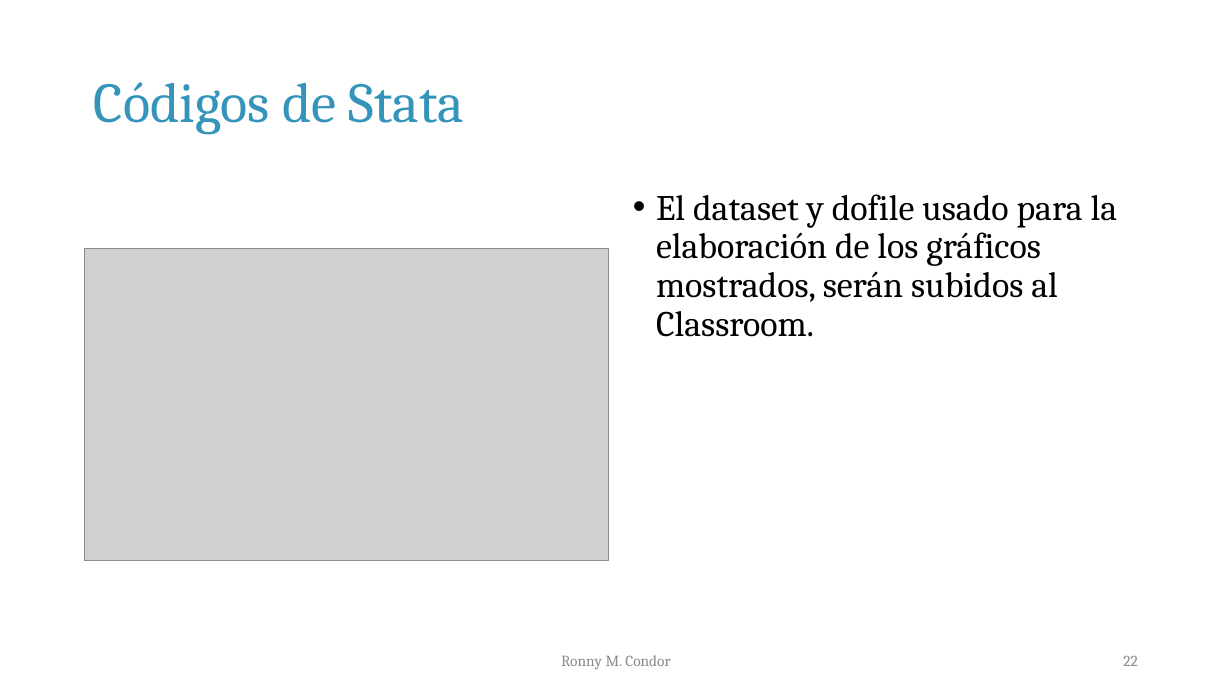
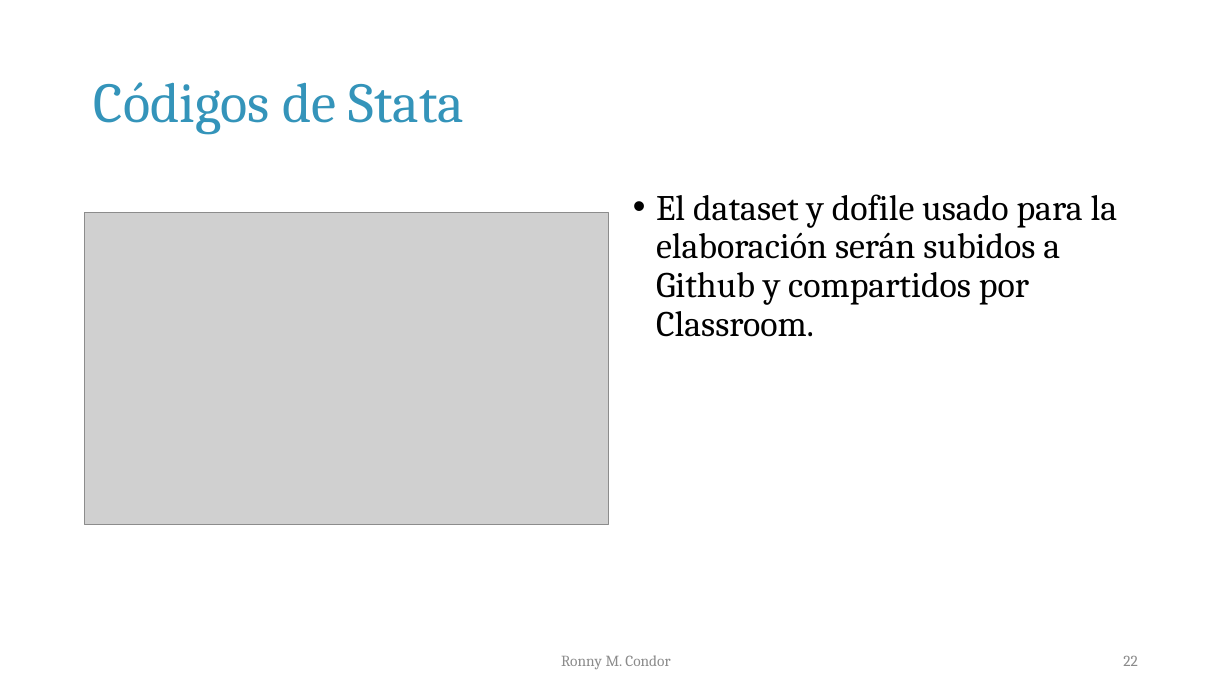
Before and after one commit to rmcondor/Theories-of-Distribution-and-Inequality-Course, a slide deck: slide 22 of Lecture 1/Notas de clase 01.pptx. Drawn at 1232x693 pixels with LibreOffice and Linux fonts; fonts in the diff are those of the drawing; grey boxes stand for pictures. Boxes give left, top, right and bottom in pixels: in the first picture for what was removed or moved away, otherwise in the second. Text is boxed around its words. In the diff, an @@ line names an element or a change of style, - is before the commit and + after.

Commit message:
Slides modified

```diff
--- a/Lecture 1/Notas de clase 01.pptx
+++ b/Lecture 1/Notas de clase 01.pptx
@@ text at (656,194,1118,337): text changed @@
-• El dataset y dofile usado para la elaboración de los gráficos mostrados, serán subidos al Classroom.
+• El dataset y dofile usado para la elaboración serán subidos a Github y compartidos por Classroom.
@@ picture: place and size @@
-picture at (85,249,609,561)
+picture at (85,213,609,525)
```
